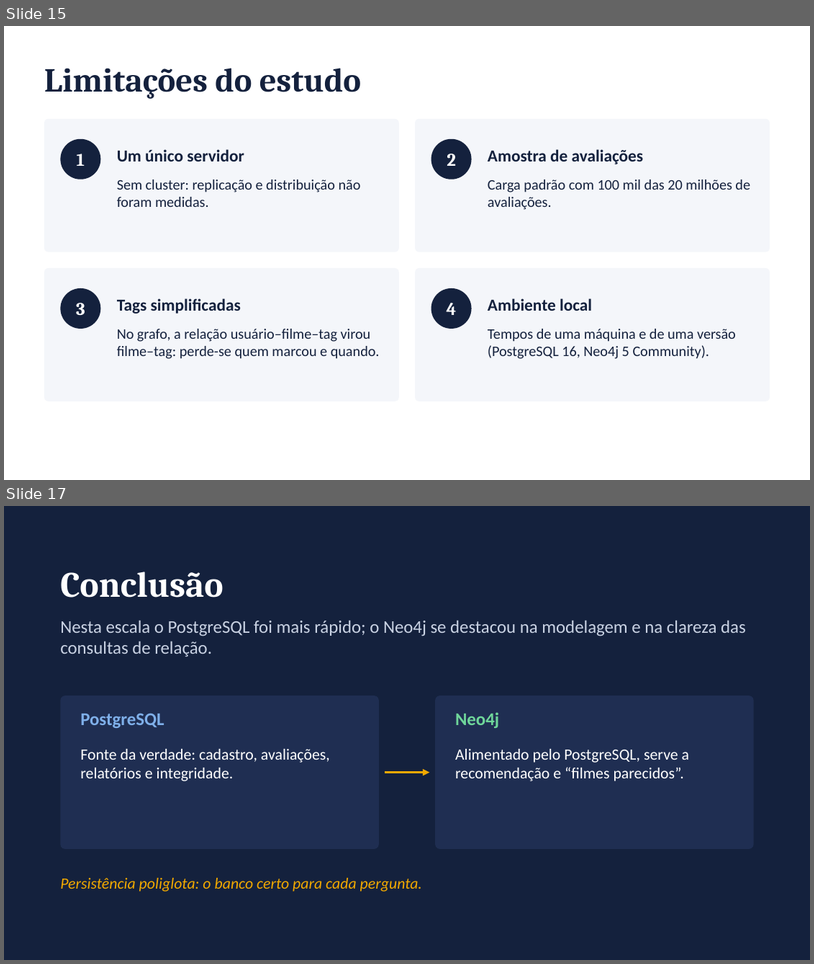
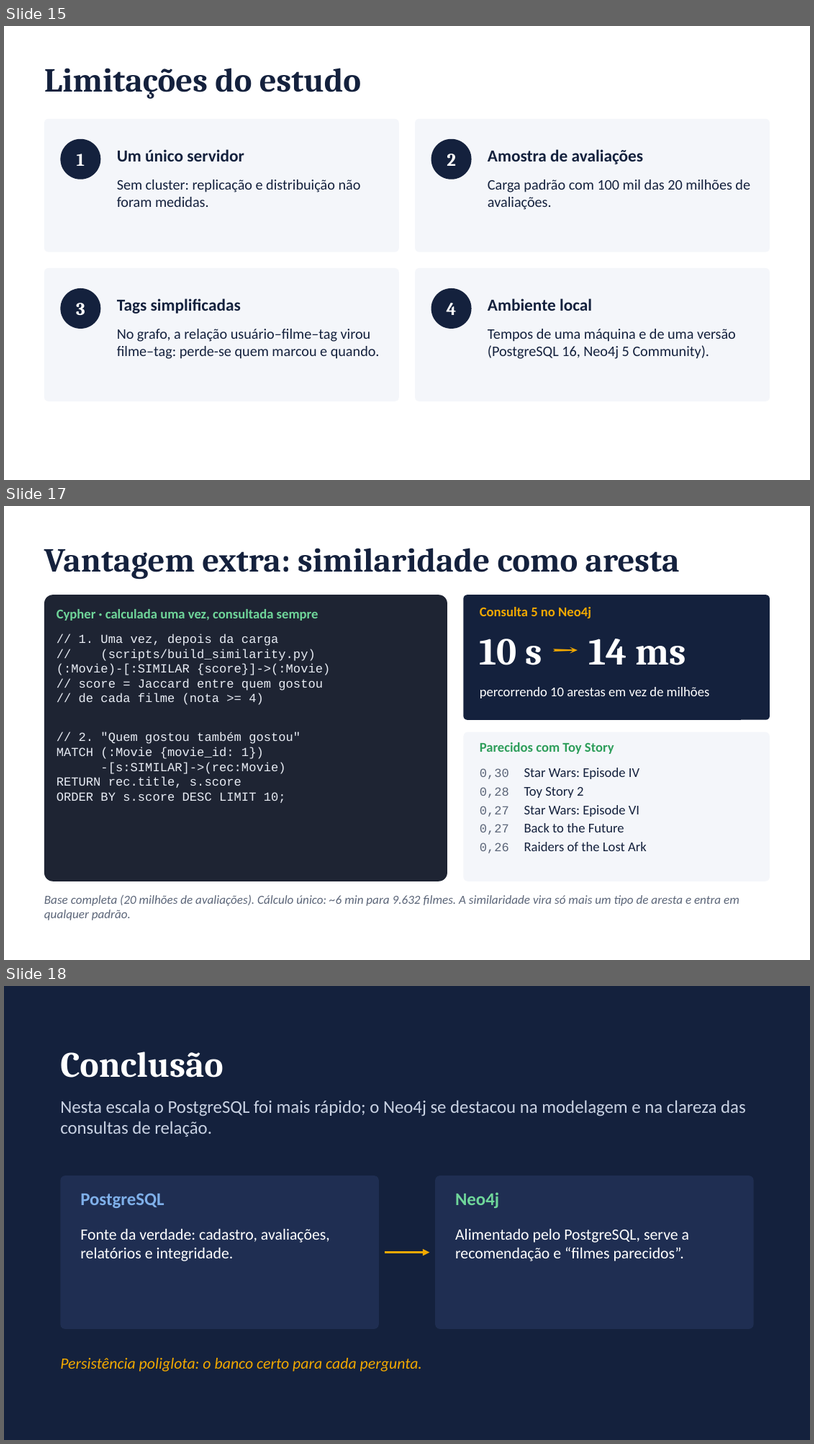
Before and after one commit to FineiasAntonio/BancoDeDados, a slide deck: docs/apresentacao.pptx. Shown one above the other, each under a label of ours: slides 15 and 17 before the commit, slides 15, 17 and 18 after it; the slides between them are not shown. The pictures are 814x964 and 814x1444 pixels, drawn with LibreOffice and Linux fonts; fonts in the diff are those of the drawing. Boxes give left, top, right and bottom in pixels: in the first picture for what was removed or moved away, otherwise in the second. Text is boxed around its words. In the diff, an @@ line names an element or a change of style, - is before the commit and + after.

```diff
--- a/docs/apresentacao.pptx
+++ b/docs/apresentacao.pptx
@@ slide 17 added at [4, 506, 810, 960], background #FFFFFF @@
@@ text added at [44, 548, 680, 579], 30 pt, text #14213D, bold @@
+Vantagem extra: similaridade como aresta
@@ rounded rectangle added at [44, 595, 448, 881], fill #1E2433 @@
@@ text added at [57, 609, 319, 620], 12 pt, text #6FD69A, bold @@
+Cypher · calculada uma vez, consultada sempre
@@ rounded rectangle added at [463, 595, 770, 720], fill #14213D @@
@@ text added at [480, 607, 592, 618], 12 pt, text #F2A900, bold @@
+Consulta 5 no Neo4j
@@ text added at [57, 633, 330, 803], 11 pt, text #E8ECF4 @@
+// 1. Uma vez, depois da carga
+// (scripts/build_similarity.py)
+(:Movie)-[:SIMILAR {score}]->(:Movie)
+// score = Jaccard entre quem gostou
+// de cada filme (nota >= 4)
+// 2. "Quem gostou também gostou"
+MATCH (:Movie {movie_id: 1})
+-[s:SIMILAR]->(rec:Movie)
+RETURN rec.title, s.score
+ORDER BY s.score DESC LIMIT 10;
@@ text added at [480, 638, 687, 665], 34 pt, text #FFFFFF, bold @@
+10 s → 14 ms
@@ text added at [480, 687, 710, 698], 12 pt, text #FFFFFF @@
+percorrendo 10 arestas em vez de milhões
@@ rounded rectangle added at [463, 732, 770, 881], fill #F4F6FA @@
@@ text added at [480, 742, 615, 754], 12 pt, text #2E9E5B, bold @@
+Parecidos com Toy Story
@@ text added at [480, 767, 647, 851], 12 pt, text #14213D @@
+0,30 Star Wars: Episode IV
+0,28 Toy Story 2
+0,27 Star Wars: Episode VI
+0,27 Back to the Future
+0,26 Raiders of the Lost Ark
@@ text added at [44, 894, 740, 920], 11 pt, text #5B6578, italic @@
+Base completa (20 milhões de avaliações). Cálculo único: ~6 min para 9.632 filmes. A similaridade vira só mais um tipo de aresta e entra em qualquer padrão.
@@ what was slide 17 is now slide 18 @@
```
Also in this commit, not shown: 1 slide changed, 3 other files.
